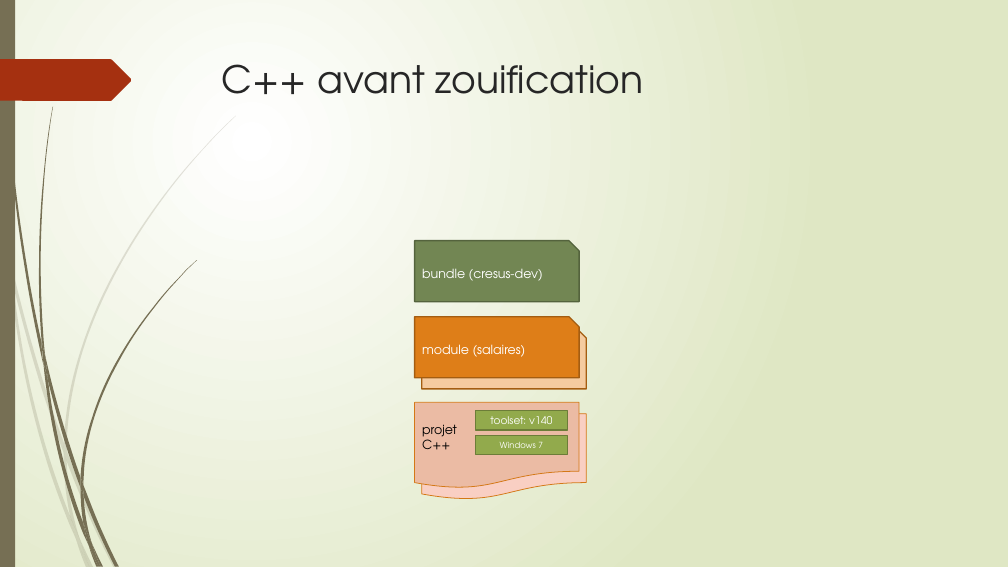
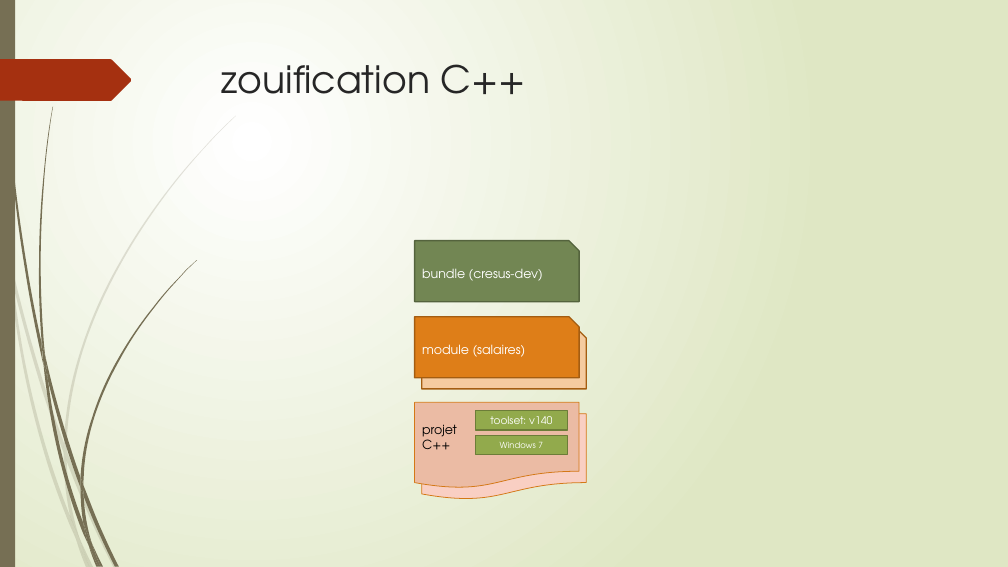
Before and after one commit to epsitec-sa/zou, a slide deck: slide 9 of .Documentation/zou ou la recette du succès.pptx (slide 7 before the commit). Drawn at 1008x567 pixels with LibreOffice and Linux fonts; fonts in the diff are those of the drawing. Boxes give left, top, right and bottom in pixels: in the first picture for what was removed or moved away, otherwise in the second. Text is boxed around its words. In the diff, an @@ line names an element or a change of style, - is before the commit and + after.

```diff
--- a/.Documentation/zou ou la recette du succès.pptx
+++ b/.Documentation/zou ou la recette du succès.pptx
@@ title at <box>222,64,526,94</box>: text changed @@
-C++ avant zouification
+zouification C++
```
Also in this commit, not shown: 6 other slides changed, 3 slides added.
